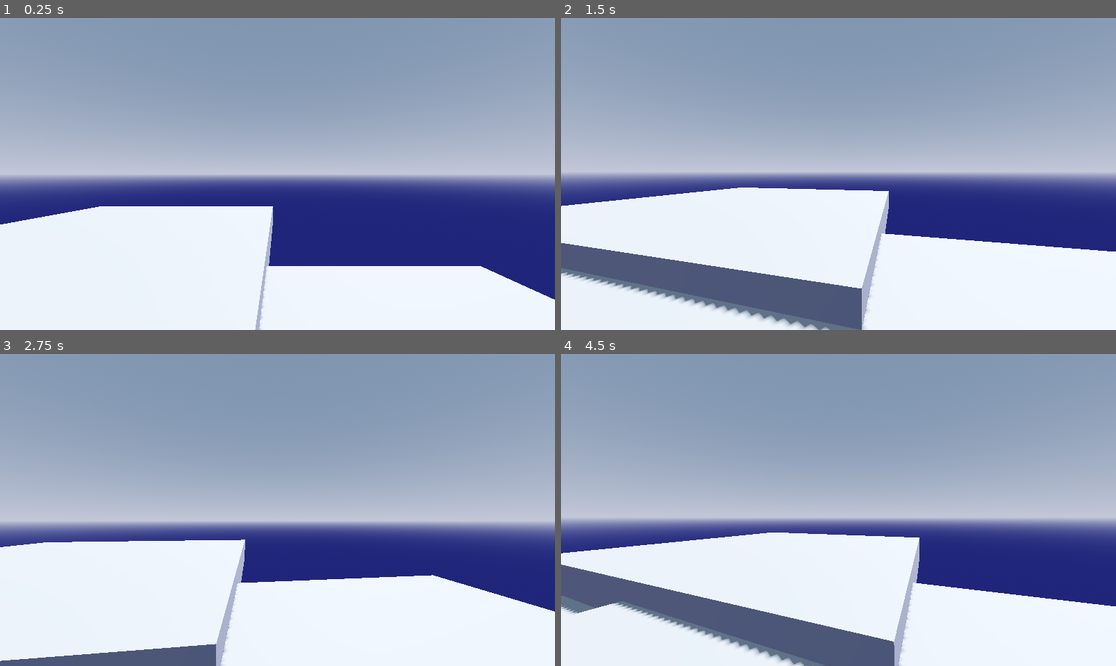
Above: before the commit, frames 1-4 (two rows, left to right).
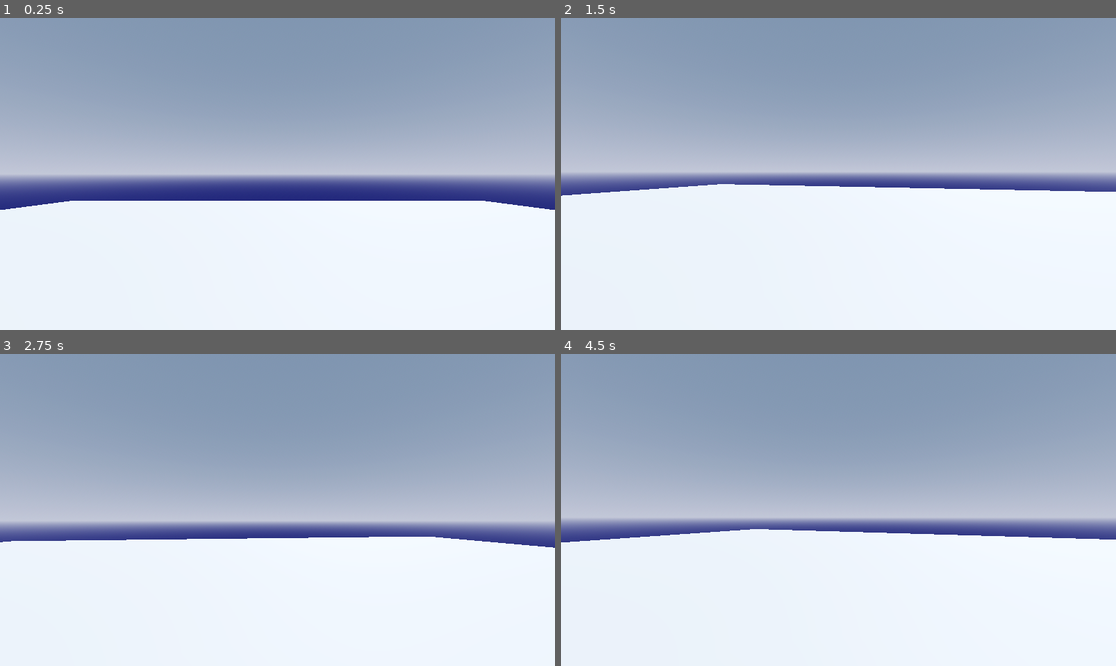
Above: after the commit, the same moments.

Repository: enbeeious/intothesnow
Game: Godot game, scene res://world.tscn
Two runs of this game, one before a commit and one after it. Both use one fixed random seed, a clock stepped at 60 frames per second and the inputs below.
Inputs (mouse positions are in pixels of both pictures, inside the frame that each line leads up to):
- Up to frame 1 (0.25 s): no input
- Up to frame 2 (1.5 s): move the mouse to (866, 174) at 0.52 s; tap A (A) at 0.6 s; tap D (D) at 0.8, 1.35 s; tap Enter at 1.25 s; move the mouse to (810, 174) at 1.27 s
- Up to frame 3 (2.75 s): tap S (S) at 1.55, 2.1 s; tap Space (SPACE) at 2, 2.3 s; move the mouse to (288, 503) at 2.02 s
- Up to frame 4 (4.5 s): move the mouse to (832, 516) at 2.77 s; tap Space (SPACE) at 2.85 s; tap W (W) at 3.05, 3.6 s; move the mouse to (877, 513) at 3.52 s; tap A (A) at 3.8, 4.35 s; move the mouse to (794, 506) at 4.27 s

The runs differ from the first frame. In frame 1, 13% of the frame differs, in the area x 0-100%, y 58-100%; in frame 2, 16%, in the area x 0-100%, y 53-100%; in frame 3, 11%; in frame 4, 15%.

Commit message:
Add files via upload

Diff:
--- a/player.gd
+++ b/player.gd
@@ -1,4 +1,4 @@
-extends RigidBody3D
+extends CharacterBody3D
 
 @onready var pcamera = $pcamera
 
@@ -9,11 +9,15 @@
 		camera_rotation.x -= event.relative.y / 360
 		camera_rotation.y -= event.relative.x / 360
 
-func _integrate_forces(state):
+func _physics_process(delta):
 
 	pcamera.rotation = camera_rotation
 	var axis_movement = Vector2(Input.get_axis("A", "D"), Input.get_axis("W", "S")).normalized()
 	var axis_movement_rotated = axis_movement.rotated(-pcamera.rotation.y)
-	var move_speed_multiplier = 64 * (1-clamp(Vector2(linear_velocity.x, linear_velocity.z).length(), 0, 1))
 
-	apply_central_force(Vector3(axis_movement_rotated.x, 0, axis_movement_rotated.y) * 16)
+	velocity = lerp(velocity, Vector3(axis_movement_rotated.x * 4, velocity.y, axis_movement_rotated.y * 4), 0.2)
+	velocity.y -= 0.17
+	if Input.is_action_just_pressed("SPACE") and is_on_floor():
+		velocity.y = 4
+
+	move_and_slide()
--- a/player.tscn
+++ b/player.tscn
@@ -1,24 +1,21 @@
-[gd_scene load_steps=4 format=3 uid="uid://weovxsyhf43y"]
+[gd_scene load_steps=4 format=3 uid="uid://1keenume4kfl"]
 
 [ext_resource type="Script" path="res://player.gd" id="1_4rtvj"]
 
-[sub_resource type="CapsuleShape3D" id="CapsuleShape3D_334tk"]
+[sub_resource type="CapsuleMesh" id="CapsuleMesh_0uyrt"]
 
-[sub_resource type="CapsuleMesh" id="CapsuleMesh_uo81r"]
+[sub_resource type="CapsuleShape3D" id="CapsuleShape3D_ovx07"]
 
-[node name="player" type="RigidBody3D"]
-axis_lock_angular_x = true
-axis_lock_angular_y = true
-axis_lock_angular_z = true
-can_sleep = false
-lock_rotation = true
+[node name="player" type="CharacterBody3D"]
+floor_constant_speed = true
+floor_max_angle = 1.0472
 script = ExtResource("1_4rtvj")
-
-[node name="collider" type="CollisionShape3D" parent="."]
-shape = SubResource("CapsuleShape3D_334tk")
 
 [node name="pcamera" type="Camera3D" parent="."]
 transform = Transform3D(1, 0, 0, 0, 1, 0, 0, 0, 1, 0, 0.5, 0)
 
-[node name="debugmesh" type="MeshInstance3D" parent="."]
-mesh = SubResource("CapsuleMesh_uo81r")
+[node name="MeshInstance3D" type="MeshInstance3D" parent="."]
+mesh = SubResource("CapsuleMesh_0uyrt")
+
+[node name="CollisionShape3D" type="CollisionShape3D" parent="."]
+shape = SubResource("CapsuleShape3D_ovx07")
--- a/world.tscn
+++ b/world.tscn
@@ -1,60 +1,47 @@
 [gd_scene load_steps=8 format=3 uid="uid://1upiea0bxcf5"]
 
-[ext_resource type="PackedScene" uid="uid://weovxsyhf43y" path="res://player.tscn" id="1_j6hcs"]
+[ext_resource type="PackedScene" uid="uid://1keenume4kfl" path="res://player.tscn" id="1_j6hcs"]
 [ext_resource type="Script" path="res://world.gd" id="1_k56yp"]
 
-[sub_resource type="ProceduralSkyMaterial" id="ProceduralSkyMaterial_rdvqd"]
-sky_horizon_color = Color(0.627623, 0.648794, 0.730637, 1)
+[sub_resource type="ProceduralSkyMaterial" id="ProceduralSkyMaterial_r61my"]
+sky_horizon_color = Color(0.627622, 0.648794, 0.730637, 1)
 ground_bottom_color = Color(0.12549, 0.141176, 0.372549, 1)
-ground_horizon_color = Color(0.627623, 0.648794, 0.730637, 1)
+ground_horizon_color = Color(0.627622, 0.648794, 0.730637, 1)
 
-[sub_resource type="Sky" id="Sky_7if73"]
-sky_material = SubResource("ProceduralSkyMaterial_rdvqd")
+[sub_resource type="Sky" id="Sky_nkv80"]
+sky_material = SubResource("ProceduralSkyMaterial_r61my")
 
-[sub_resource type="Environment" id="Environment_bihtf"]
+[sub_resource type="Environment" id="Environment_w8h3b"]
 background_mode = 2
-sky = SubResource("Sky_7if73")
+sky = SubResource("Sky_nkv80")
 tonemap_mode = 2
 ssao_enabled = true
 glow_enabled = true
 
-[sub_resource type="BoxMesh" id="BoxMesh_3dcve"]
+[sub_resource type="PlaneMesh" id="PlaneMesh_vm56s"]
+size = Vector2(40, 40)
 
-[sub_resource type="ConvexPolygonShape3D" id="ConvexPolygonShape3D_or4q0"]
-points = PackedVector3Array(0.5, 0.5, 0.5, 0.5, 0.5, -0.5, -0.5, 0.5, 0.5, 0.5, -0.5, 0.5, 0.5, -0.5, -0.5, -0.5, 0.5, -0.5, -0.5, -0.5, 0.5, -0.5, -0.5, -0.5)
+[sub_resource type="ConcavePolygonShape3D" id="ConcavePolygonShape3D_j7nua"]
+data = PackedVector3Array(20, 0, 20, -20, 0, 20, 20, 0, -20, -20, 0, 20, -20, 0, -20, 20, 0, -20)
 
 [node name="world" type="Node"]
 script = ExtResource("1_k56yp")
+
+[node name="WorldEnvironment" type="WorldEnvironment" parent="."]
+environment = SubResource("Environment_w8h3b")
 
 [node name="DirectionalLight3D" type="DirectionalLight3D" parent="."]
 transform = Transform3D(-0.866025, -0.433013, 0.25, 0, 0.5, 0.866025, -0.5, 0.75, -0.433013, 0, 0, 0)
 shadow_enabled = true
 
-[node name="WorldEnvironment" type="WorldEnvironment" parent="."]
-environment = SubResource("Environment_bihtf")
+[node name="player" parent="." instance=ExtResource("1_j6hcs")]
+transform = Transform3D(1, 0, 0, 0, 1, 0, 0, 0, 1, 0, 2.442, 0)
 
-[node name="CSGBox3D" type="CSGBox3D" parent="."]
-use_collision = true
-size = Vector3(10, 1, 10)
+[node name="StaticBody3D" type="StaticBody3D" parent="."]
 
-[node name="CSGBox3D2" type="CSGBox3D" parent="."]
-transform = Transform3D(1, 0, 0, 0, 1, 0, 0, 0, 1, -5.26875, 0.392023, -6.89332)
-use_collision = true
-size = Vector3(10, 1, 10)
+[node name="MeshInstance3D" type="MeshInstance3D" parent="StaticBody3D"]
+mesh = SubResource("PlaneMesh_vm56s")
+skeleton = NodePath("../..")
 
-[node name="CSGBox3D3" type="CSGBox3D" parent="."]
-transform = Transform3D(1, 0, 0, 0, 1, 0, 0, 0, 1, -2.61519, -0.294897, 1.95195)
-use_collision = true
-size = Vector3(10, 1, 10)
-
-[node name="player" parent="." instance=ExtResource("1_j6hcs")]
-transform = Transform3D(1, 0, 0, 0, 1, 0, 0, 0, 1, 0, 2.55037, 0)
-
-[node name="RigidBody3D" type="RigidBody3D" parent="."]
-transform = Transform3D(1, 0, 0, 0, 1, 0, 0, 0, 1, 0, 1.79839, 2.26795)
-
-[node name="MeshInstance3D" type="MeshInstance3D" parent="RigidBody3D"]
-mesh = SubResource("BoxMesh_3dcve")
-
-[node name="CollisionShape3D" type="CollisionShape3D" parent="RigidBody3D"]
-shape = SubResource("ConvexPolygonShape3D_or4q0")
+[node name="CollisionShape3D" type="CollisionShape3D" parent="StaticBody3D"]
+shape = SubResource("ConcavePolygonShape3D_j7nua")
Not shown, added: test.mtl
Not shown, added: test1.mtl
